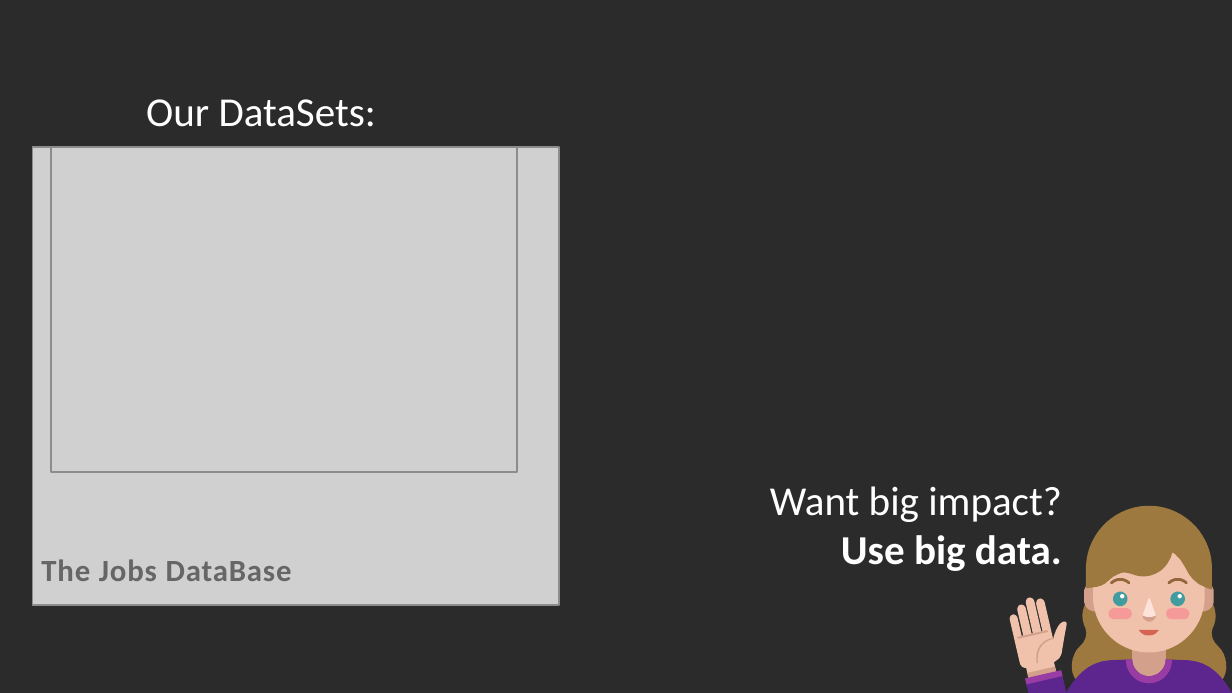
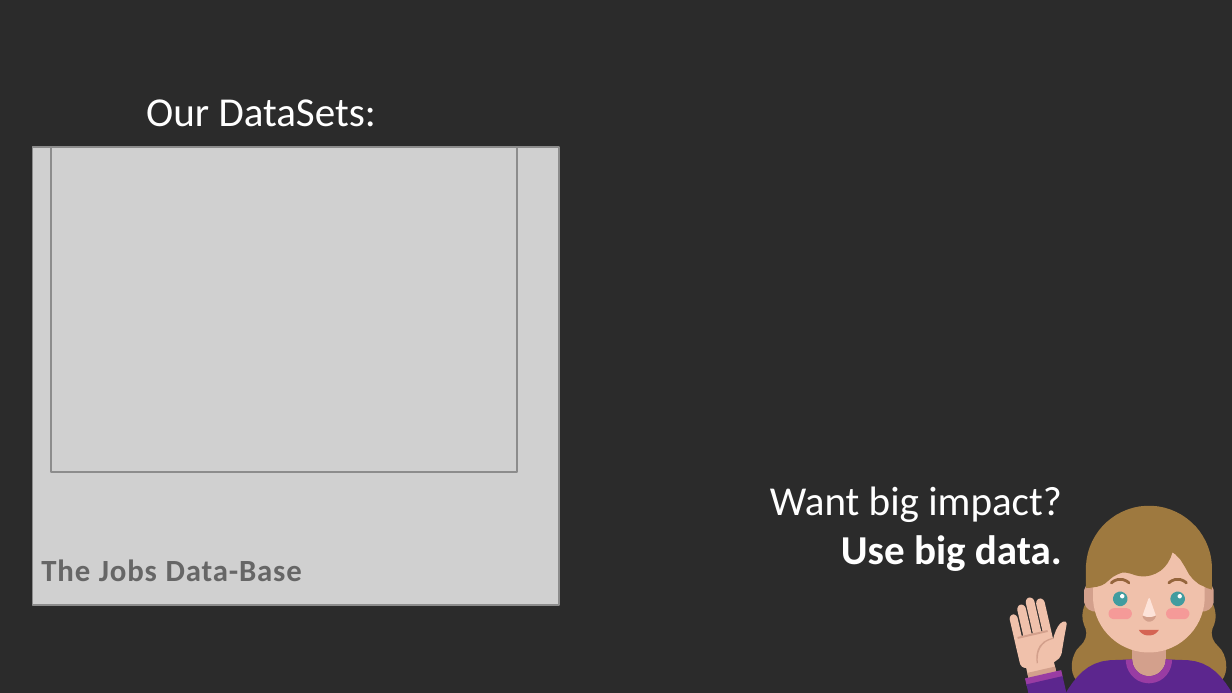
Before and after one commit to acrola/WorkShopDS, a slide deck: slide 9 of Happppy.pptx. Drawn at 1232x693 pixels with LibreOffice and Linux fonts; fonts in the diff are those of the drawing; grey boxes stand for pictures; background and template pictures are left out; a plain dark background stands for a picture behind light text. Boxes give left, top, right and bottom in pixels: in the first picture for what was removed or moved away, otherwise in the second. Text is boxed around its words. In the diff, an @@ line names an element or a change of style, - is before the commit and + after.

```diff
--- a/Happppy.pptx
+++ b/Happppy.pptx
@@ text at <box>41,559,302,581</box>: text changed @@
-The Jobs DataBase
+The Jobs Data-Base
```
Also in this commit, not shown: 1 slide added, 51 other files.
